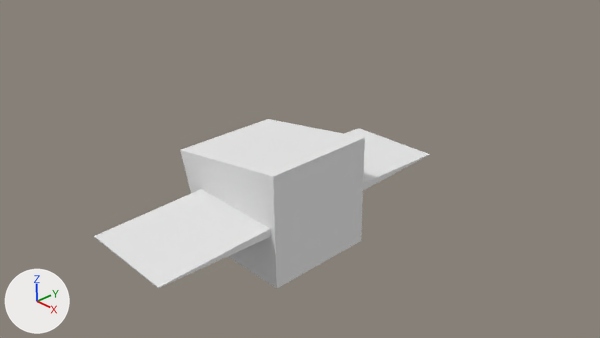
Before and after pictures for a commit that changed the Blender file Assets/Resources/Models/Ship0.blend.
The view is the same before and after, from the file's camera 'Camera'. The axes (+X, +Y, +Z) are drawn at lower left. The lights are the same throughout.
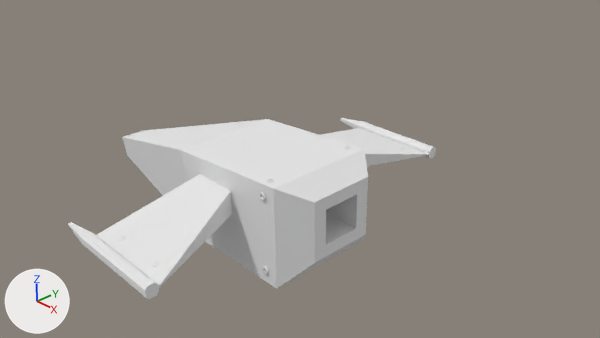
Changed parts and their boxes [x1, y1, x2, y2] in the pictures (600 x 338 px):
'Cube', reshaped (10% wider, 7% taller)
    before: [94, 119, 429, 288]
    after: [68, 118, 436, 299]

What changed in the scene script:
```text
Change me_cube:
    used by ob_cube; location = (0.0, 0.0, 0.0)
    remove me_cube.from_pydata(...)  # 32 vertices, 30 faces; spans x -1.45..1.0, y -3.0..3.0, z -1.0..1.0
    add me_cube.from_pydata(...)  # 112 vertices, 98 faces; spans x -4.99..1.45, y -3.2..3.2, z -1.0..0.8
    me_cube part 1
    4 faces are deleted
    4 vertices in x 0.9..1.0, y -1.0..1.0, z 0.9..1.0 move by (0.0, 0.0, -0.2)
    6 vertices move from x -0.9..0.9, y -1.0..1.0, z -0.07..0.07 to x -0.9..-0.06, y -1.0..1.0, z -0.07..0.36
    64 vertices are added at x -4.99..1.45, y -3.2..3.2, z -0.89..0.59
    16 new vertices lie (1.8, 0.0, 0.0) away from vertices in x -0.9, y -3.2..3.2, z -0.11..0.11
    72 new faces join them
```
